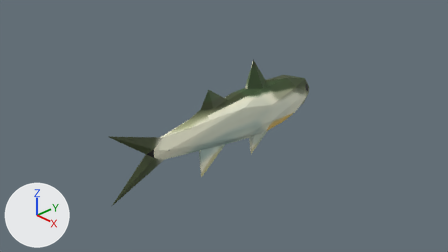
The Blender file Models/fish_threadfin/fish_threadfin.blend: old version first, new version second.
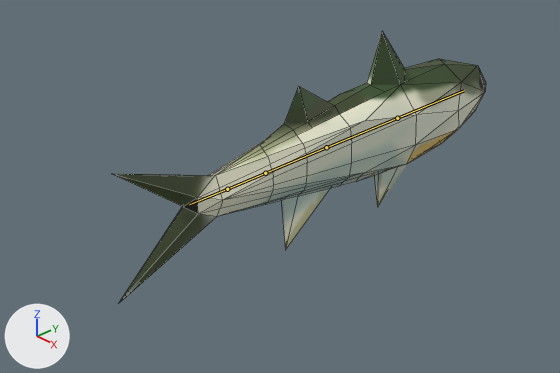
Each version appears first from the file's camera 'Camera', and next in a close-up on the part from 11% to 78% of the width and 17% to 97% of the height. Lighting does not change. The marker at lower left points along +X, +Y and +Z. The bones that bend it are drawn over the model as lines in the close-ups. The close-ups show mesh edges as thin lines.
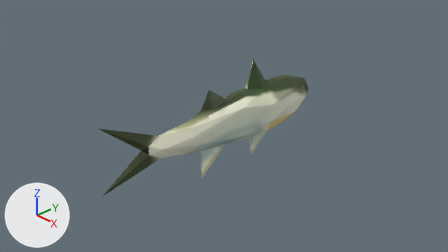
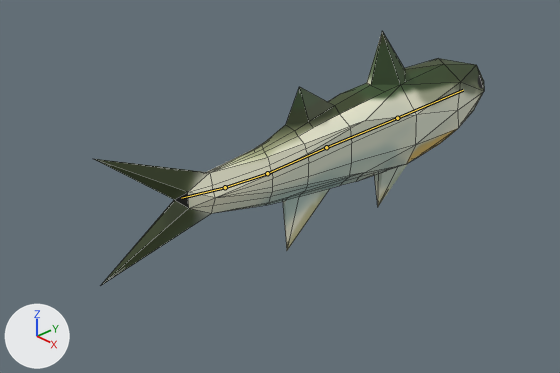
The newer file adds an action. The first version stands in its rest pose; the second is drawn at frame 0 of the action 'ArmatureAction'.

Pixel boxes (x1, y1, x2, y2) of what changed, in the close-ups (560 x 373 px):
```json
{"object": "Icosphere", "change": "posed", "before": [113, 31, 486, 303], "after": [94, 31, 484, 285], "on screen": "7% shorter"}
{"bone": "Bone.001", "before": "(397, 118) to (464, 90)", "after": "(397, 118) to (463, 90)"}
{"bone": "Bone.002", "before": "(326, 147) to (265, 173)", "after": "(326, 147) to (267, 173)"}
{"bone": "Bone.003", "before": "(265, 173) to (227, 189)", "after": "(267, 173) to (225, 187)"}
{"bone": "Bone.004", "before": "(227, 189) to (189, 204)", "after": "(225, 187) to (181, 198)"}
```

The change, as JSON lines over the scene's bpy script:
```json
{"block": "bone_bone_001", "where": "bone_bone_001 = bpy.data.objects['Armature'].pose.bones['Bone.001']  # child of 'Bone'"}
{"op": "set", "path": "bone_bone_001.rotation_quaternion", "old": "(1.0, 0.0, 0.0, 0.0)", "new": "(1.0, 0.0, 0.0, 0.009)", "note": "degrees (0, 0, 0) -> degrees (0, 0, 1)"}
{"block": "bone_bone_002", "where": "bone_bone_002 = bpy.data.objects['Armature'].pose.bones['Bone.002']  # child of 'Bone'"}
{"op": "set", "path": "bone_bone_002.rotation_quaternion", "old": "(1.0, 0.0, 0.0, 0.0)", "new": "(1.0, 0.0, 0.0, -0.015)", "note": "degrees (0, 0, 0) -> degrees (0, 0, -2)"}
{"block": "bone_bone_003", "where": "bone_bone_003 = bpy.data.objects['Armature'].pose.bones['Bone.003']  # child of 'Bone.002'"}
{"op": "set", "path": "bone_bone_003.rotation_quaternion", "old": "(1.0, 0.0, 0.0, 0.0)", "new": "(0.997, 0.0, 0.0, 0.08)", "note": "degrees (0, 0, 0) -> degrees (0, 0, 9)"}
{"block": "bone_bone_004", "where": "bone_bone_004 = bpy.data.objects['Armature'].pose.bones['Bone.004']  # child of 'Bone.003'"}
{"op": "set", "path": "bone_bone_004.rotation_quaternion", "old": "(1.0, 0.0, 0.0, 0.0)", "new": "(0.998, 0.0, 0.0, 0.062)", "note": "degrees (0, 0, 0) -> degrees (0, 0, 7)"}
```
